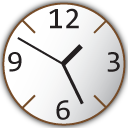
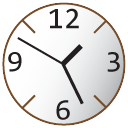
Two versions of the same layered image (128 × 128). Layer-by-layer changes:
hid "shadow" over [left=0, top=0, right=128, bottom=128]
